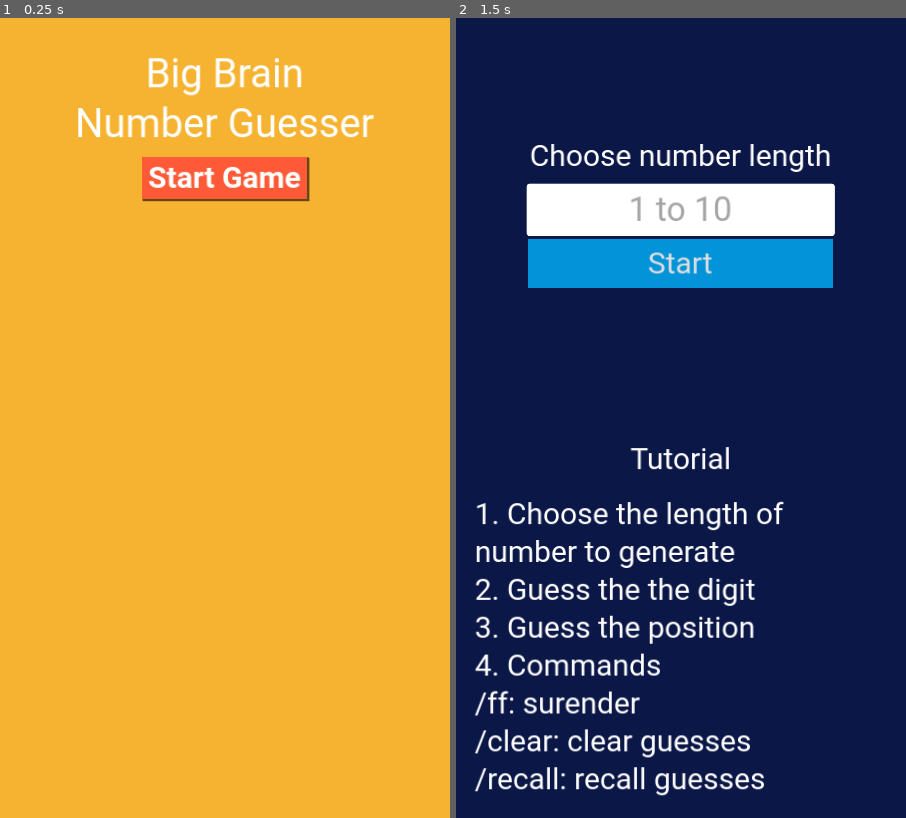
Above: before the commit, frames 1-2 (left to right).
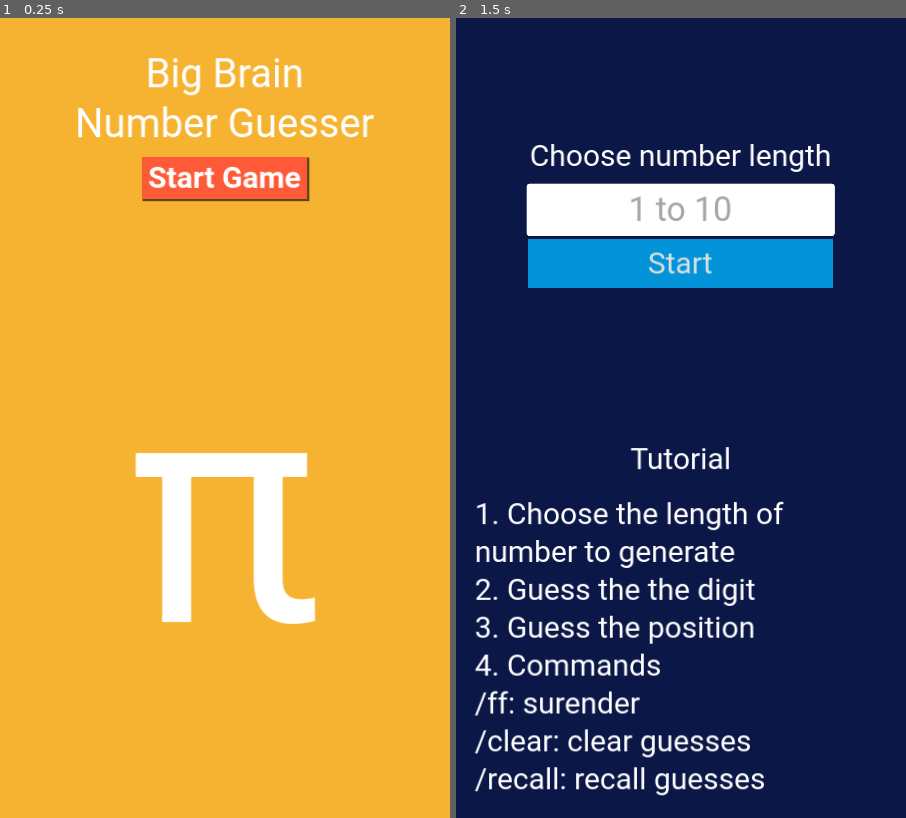
Above: after the commit, the same moments.

Repository: thaiminh2022/BigbrainNumberGuesser
Game: Godot game, scene res://scenes/main_menu.tscn
The game is run twice, just before and just after one commit, with the same random seed, the same clock (stepped at 60 frames per second) and the same inputs.
Inputs (mouse positions are in pixels of both pictures, inside the frame that each line leads up to):
- Up to frame 1 (0.25 s): no input
- Up to frame 2 (1.5 s): click "Start Game" at 0.5 s; click (622, 738) at 1.27 s; type "12" at 1.35 s

The runs differ from the first frame. In frame 1, 3.7% of the frame differs, in the area x 30-71%, y 54-76%; in frame 2, nothing differs.

Commit message:
give a pi icon to main menu

Diff:
--- a/scenes/main_menu.tscn
+++ b/scenes/main_menu.tscn
@@ -41,3 +41,11 @@
 layout_mode = 2
 size_flags_horizontal = 4
 text = "Start Game"
+
+[node name="Label2" type="Label" parent="CanvasLayer/MarginContainer/VBoxContainer"]
+layout_mode = 2
+size_flags_vertical = 3
+theme_override_font_sizes/font_size = 512
+text = "π"
+horizontal_alignment = 1
+vertical_alignment = 1
--- a/scripts/new_game_overlay.gd
+++ b/scripts/new_game_overlay.gd
@@ -6,14 +6,14 @@
 func _ready() -> void:
     show()
     submit_btn.pressed.connect(start_new_game)
+    number_line_edit.text_submitted.connect(func(_t): start_new_game());
 
 func start_new_game() -> void:
     var number_len := number_line_edit.get_value();
     if number_len <= 0:
-        return;
+        return ;
 
     GameManager.instance.new_game(number_len);
 
-
     hide();
     process_mode = Node.PROCESS_MODE_DISABLED
--- a/scripts/tab_visual.gd
+++ b/scripts/tab_visual.gd
@@ -26,3 +26,7 @@
             tab_btns[i].set_pressed_no_signal(true);
         else:
             tab_btns[i].set_pressed_no_signal(false);
+
+func _input(_event: InputEvent) -> void:
+    if Input.is_action_just_pressed("pause_game"):
+        tab_btns_pressed(MENU_INDEX);
